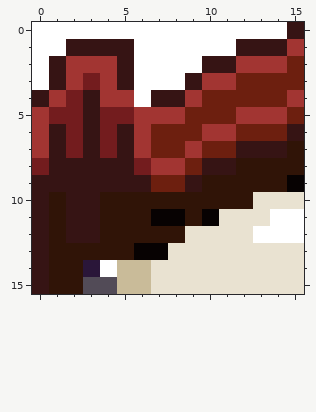
File history of a pixel-art sprite, AnkamaJam/Assets/Textures/Decors/bed/bed_01.png. The first picture shows the starting point.
The file is 16x16 pixels.
Now the later version:
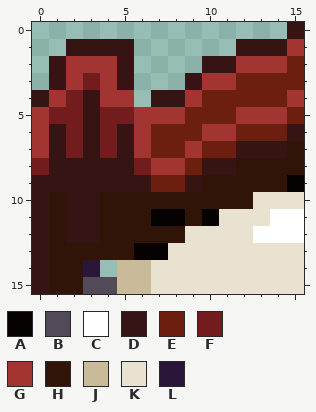
Palette (. is transparent): A #070202  B #524b57  C #ffffff  D #361414  E #6d1f0f  F #731c1e  G #a23532  H #301407  J #c9bb99  K #e9e2d1  L #2a1639
Difference:
@@ x 0..15 @@
- 0 CCCCCCCCCCCCCCCD
- 1 CCDDDDCCCCCCDDDG
- 2 CDGGGDCCCCDDGGGE
- 3 CDGFGDCCCDGGEEEE
- 4 DGFDGGCDDGEEEEEG
+ 0 ...............D
+ 1 ..DDDD......DDDG
+ 2 .DGGGD....DDGGGE
+ 3 .DGFGD...DGGEEEE
+ 4 DGFDGG.DDGEEEEEG
  5 GFFDFFGGGEEEGGGE
@@ x 2..6 @@
 13 HHHHA
-14 HLCJJ
+14 HL.JJ
 15 HBBJJ
Where, in picture pixels (left, top, right, bottom), the same in both pictures:
erased: (32, 22, 287, 107)
erased: (100, 260, 117, 277)
